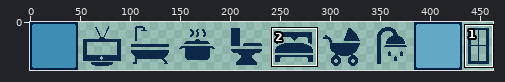
Pixel-art file: Assets/Sprites/ase/icons-sibtech.aseprite. The first picture is a wide view before the edit; the outline marks the close-up.
Close-up. As it was:
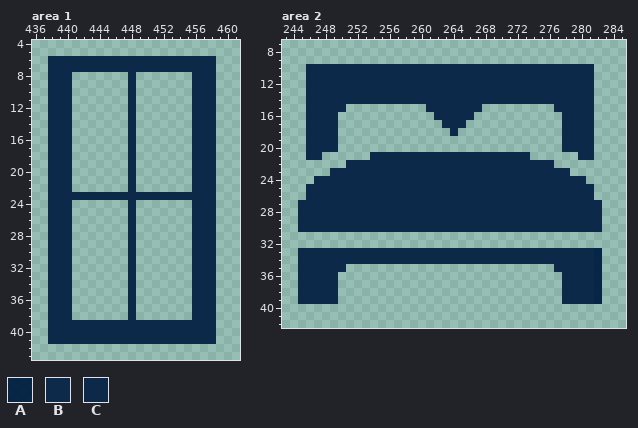
480x48 pixels, 1 frame. Pixels under 10% opacity are left out. Colours within 5 levels of each other are drawn and written as one. Shown: area 1: x 436..461, y 4..43; area 2: x 243..285, y 7..42. The wide view leaves out empty margins. The commit also changed other parts of the picture, which this record leaves out.
Palette (. is transparent): A #011e41f3  B #092547f6  C #0c2949
And afterwards:
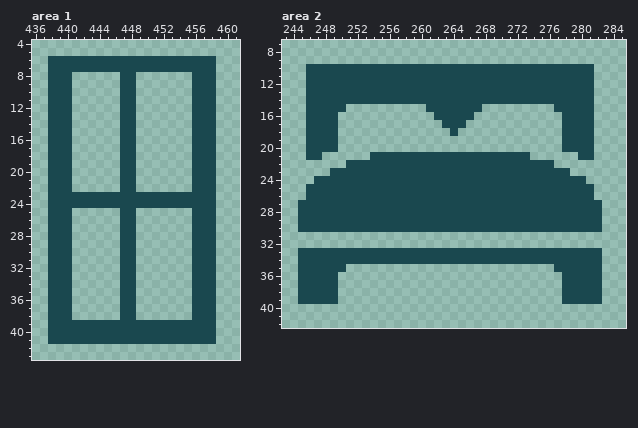
The edit:
{"colour":"C","old":"#0c2949","new":"#1a484f"}
{"where": "area 1"}
{"y":8,"x":447,"old":".","new":"C"}
{"y":9,"x":447,"old":".","new":"C"}
{"y":10,"x":447,"old":".","new":"C"}
{"y":11,"x":447,"old":".","new":"C"}
{"y":12,"x":447,"old":".","new":"C"}
{"y":13,"x":447,"old":".","new":"C"}
{"y":14,"x":447,"old":".","new":"C"}
{"y":15,"x":447,"old":".","new":"C"}
{"y":16,"x":447,"old":".","new":"C"}
{"y":17,"x":447,"old":".","new":"C"}
{"y":18,"x":447,"old":".","new":"C"}
{"y":19,"x":447,"old":".","new":"C"}
{"y":20,"x":447,"old":".","new":"C"}
{"y":21,"x":447,"old":".","new":"C"}
{"y":22,"x":447,"old":".","new":"C"}
{"y":24,"x":441,"old":".......","new":"CCCCCCC"}
{"y":24,"x":449,"old":".......","new":"CCCCCCC"}
{"y":25,"x":447,"old":".","new":"C"}
{"y":26,"x":447,"old":".","new":"C"}
{"y":27,"x":447,"old":".","new":"C"}
{"y":28,"x":447,"old":".","new":"C"}
{"y":29,"x":447,"old":".","new":"C"}
{"y":30,"x":447,"old":".","new":"C"}
{"y":31,"x":447,"old":".","new":"C"}
{"y":32,"x":447,"old":".","new":"C"}
{"y":33,"x":447,"old":".","new":"C"}
{"y":34,"x":447,"old":".","new":"C"}
{"y":35,"x":447,"old":".","new":"C"}
{"y":36,"x":447,"old":".","new":"C"}
{"y":37,"x":447,"old":".","new":"C"}
{"y":38,"x":447,"old":".","new":"C"}
{"where": "area 2"}
{"y":17,"x":263,"old":"B","new":"C"}
{"y":33,"x":282,"old":"A","new":"C"}
{"y":34,"x":282,"old":"A","new":"C"}
{"y":35,"x":282,"old":"A","new":"C"}
{"y":36,"x":282,"old":"A","new":"C"}
{"y":37,"x":282,"old":"A","new":"C"}
{"y":38,"x":282,"old":"A","new":"C"}
{"y":39,"x":282,"old":"A","new":"C"}
{"label":"changed","picture_box":[48,56,216,344]}
{"label":"changed","picture_box":[298,64,602,304]}
